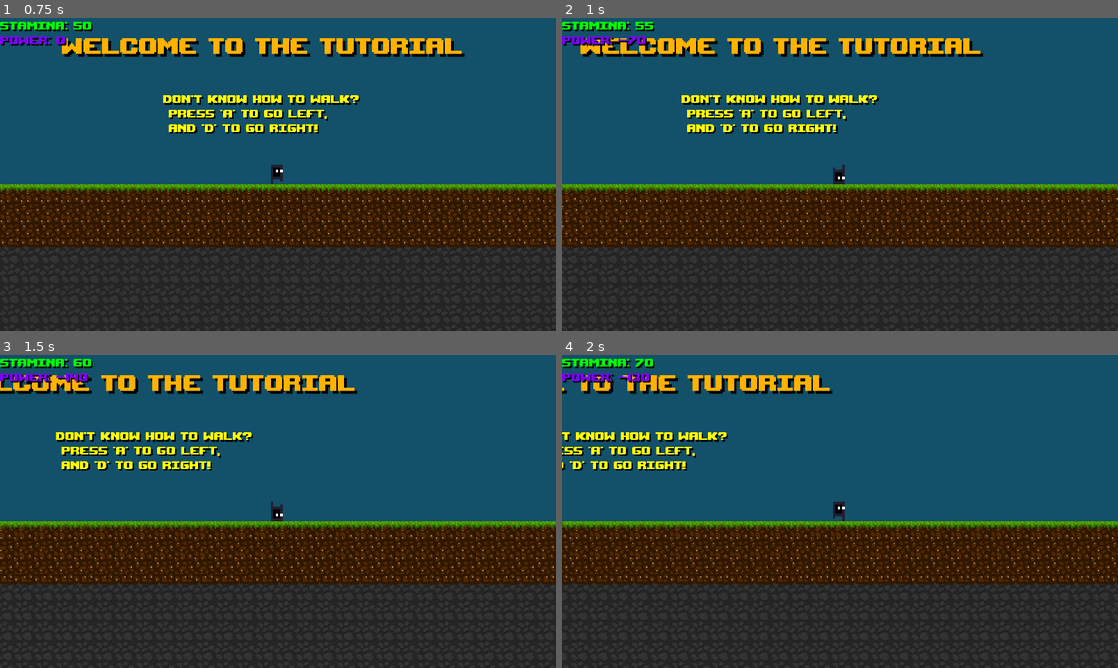
Above: before the commit, frames 1-4 (two rows, left to right).
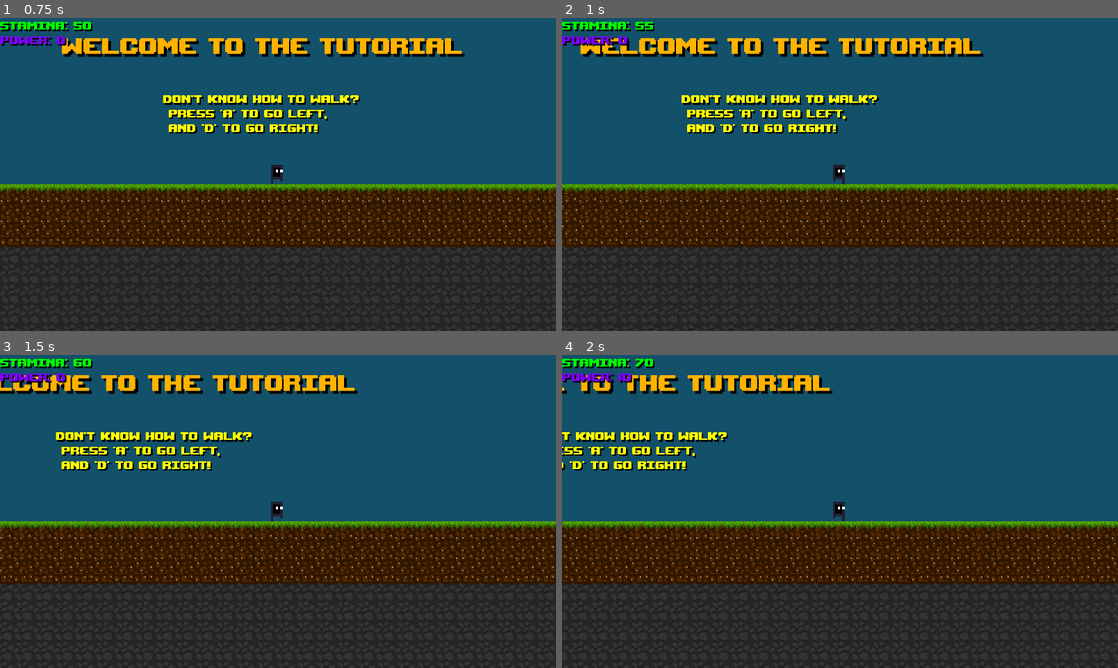
Above: after the commit, the same moments.

Repository: NicolasLFerreira/Cytoplasmic-Warrior
Game: Godot game, scene res://maps/TutorialMap.tscn
The game is run twice, just before and just after one commit, with the same random seed, the same clock (stepped at 60 frames per second) and the same inputs.
Inputs:
- Up to frame 1 (0.75 s): tap A (walk_left) at 0.5 s; hold D (walk_right) from 0.53 s (still down); tap L (convert) at 0.6 s
- Up to frame 2 (1 s): keep holding D (walk_right); tap K (air_jump) at 0.77 s; tap N (dodge) at 0.8 s
- Up to frame 3 (1.5 s): keep holding D (walk_right); tap A (walk_left) at 1.25 s; tap N (dodge) at 1.35 s
- Up to frame 4 (2 s): keep holding D (walk_right); tap K (air_jump) at 1.52 s; tap M (spray) at 1.55 s

Frame 1 is identical in both runs. In frame 2, 0.2% of the frame differs, in the area x 10-51%, y 5-54%; in frame 3, 0.2%; in frame 4, 0.1%.

Commit message:
Reworked death and kill system (WORKING)

Diff:
--- a/enemies/base/EnemyBase.tscn
+++ b/enemies/base/EnemyBase.tscn
@@ -1,6 +1,5 @@
-[gd_scene load_steps=21 format=2]
+[gd_scene load_steps=20 format=2]
 
-[ext_resource path="res://enemies/base/KillArea.gd" type="Script" id=1]
 [ext_resource path="res://enemies/base/EnemyBaseMovement.gd" type="Script" id=2]
 [ext_resource path="res://textures/ui_items/exclamation_mark/exclamation_mark_2.png" type="Texture" id=3]
 [ext_resource path="res://textures/ui_items/exclamation_mark/exclamation_mark_1.png" type="Texture" id=4]
@@ -44,10 +43,9 @@
 [node name="EnemyBodyCollision" type="CollisionShape2D" parent="."]
 shape = SubResource( 2 )
 
-[node name="KillArea" type="Area2D" parent="."]
-script = ExtResource( 1 )
+[node name="HitArea" type="Area2D" parent="."]
 
-[node name="KillCollision" type="CollisionShape2D" parent="KillArea"]
+[node name="HitCollision" type="CollisionShape2D" parent="HitArea"]
 shape = SubResource( 3 )
 
 [node name="FinderArea" type="Area2D" parent="."]
@@ -55,6 +53,5 @@
 
 [node name="FinderCollision" type="CollisionShape2D" parent="FinderArea"]
 shape = SubResource( 4 )
-[connection signal="body_entered" from="KillArea" to="KillArea" method="_kill_area"]
 [connection signal="body_entered" from="FinderArea" to="." method="_on_body_entered"]
 [connection signal="body_exited" from="FinderArea" to="." method="_on_body_exited"]
--- a/enemies/base/KillArea.gd
+++ /dev/null
@@ -1,7 +0,0 @@
-extends Area2D
-
-func _kill_area(body):
-
-	if (body.get_name() == "PlayerBodyPhysics" and body.die):
-		body.queue_free();
-		get_tree().reload_current_scene();
--- a/enemies/wanderer/WandererPhysicsBody.tscn
+++ b/enemies/wanderer/WandererPhysicsBody.tscn
@@ -37,5 +37,8 @@
 position = Vector2( 0.25, 0 )
 scale = Vector2( 0.3, 0.45 )
 
+[node name="FinderArea" parent="." index="4"]
+visible = true
+
 [node name="FinderCollision" parent="FinderArea" index="0"]
 scale = Vector2( 3, 3 )
--- a/player/DeathArea.gd
+++ /dev/null
@@ -1,9 +0,0 @@
-extends Area2D
-
-func _on_deadlyobject_entered(body):
-
-	if (body.get_name() == "DeadlyObjectsTileSet"):
-		get_tree().reload_current_scene();
-
-	if (body.get_name() == "Base"):
-		print("atingiu inimigo")
--- a/player/PlayerBodyPhysics.gd
+++ b/player/PlayerBodyPhysics.gd
@@ -4,8 +4,6 @@
 
 const gravity = 5;
 var vector = Vector2(0, 1);
-
-export var die = true;
 
 # Movement variables
 
@@ -31,6 +29,11 @@
 const base_factor = 15;
 var dash_factor = 30;
 
+# Death
+
+var mortal = true;
+var die = false;
+
 # Dev & Jokes
 
 var god_mode = false;
@@ -38,8 +41,6 @@
 
 func _process(delta):
 
-	# Debug label
-
 	# Dev tools
 
 	if (Input.is_action_just_pressed("G")):
@@ -61,13 +62,6 @@
 
 		power = power_cap;
 		stamina = stamina_cap;
-
-		# Immortality
-
-		die = false;
-	else:
-		die = true;
-
 
 func _physics_process(_delta):
 
@@ -76,6 +70,7 @@
 	movement();
 	skill();
 	stamina();
+	die();
 
 	# Movement and ground definition
 
@@ -158,7 +153,6 @@
 		$StaminaRegenTimer.stop();
 
 	# Running
-
 
 	if (!tired and key("sprint") and (key("walk_right") or key("walk_left"))):
 		movement_speed = movement_speed_base * 2;
@@ -178,7 +172,7 @@
 	if (stamina < stamina_cap and $StaminaRegenTimer.time_left == 0 and !key("sprint")):
 		$StaminaRegenTimer.start();
 
-# Dash, air jump, dodge and spray function
+# Function for every skill that the player has
 
 func skill():
 
@@ -196,15 +190,12 @@
 
 	# Dodge
 
-	if (Input.is_action_just_pressed("dodge")):
+	if (Input.is_action_just_pressed("dodge") and power >= 70):
 		$DodgeTimer.start();
 		if ($DodgeTimer.time_left != 0):
-			die = false;
+			mortal = false;
 			$PlayerSprite.flip_v = true;
 		power -= 70
-	if ($DodgeTimer.time_left == 0):
-		die = true;
-		$PlayerSprite.flip_v = false;
 
 	# Spray
 
@@ -236,6 +227,29 @@
 	if (Input.is_action_just_pressed("shoot")):
 		pass
 
+# Death
+
+func _on_deadlyobject_enter(body):
+	if (body.get_name() == "DeadlyObjectsTileSet"):
+		die = true;
+
+func _on_deadlyobject_exit(body):
+	if (body.get_name() == "DeadlyObjectsTileSet"):
+		die = false;
+
+func _on_enemy_enter(area):
+	if (area.get_name() == "HitArea"):
+		die = true;
+
+func _on_enemy_exit(area):
+	if (area.get_name() == "HitArea"):
+		die = false;
+
+func die():
+	#print(str(die))
+	if (die and mortal):
+		get_tree().reload_current_scene();
+
 # Timer functions
 
 func _stamina_cost_timer():
@@ -246,3 +260,7 @@
 
 func _power_regen_timer():
 	power += power_regen;
+
+func _dodge_end_timer():
+	mortal = true;
+	$PlayerSprite.flip_v = false;
--- a/player/PlayerBodyPhysics.tscn
+++ b/player/PlayerBodyPhysics.tscn
@@ -1,9 +1,8 @@
-[gd_scene load_steps=11 format=2]
+[gd_scene load_steps=10 format=2]
 
 [ext_resource path="res://textures/player/main_character_4.png" type="Texture" id=1]
 [ext_resource path="res://player/PlayerBodyPhysics.gd" type="Script" id=2]
 [ext_resource path="res://textures/player/main_character_1.png" type="Texture" id=3]
-[ext_resource path="res://player/DeathArea.gd" type="Script" id=4]
 [ext_resource path="res://textures/player/main_character_2.png" type="Texture" id=5]
 [ext_resource path="res://ui/labels/SmallLabel.tscn" type="PackedScene" id=6]
 [ext_resource path="res://player/GUI.gd" type="Script" id=7]
@@ -71,7 +70,6 @@
 smoothing_speed = 6.0
 
 [node name="DeathArea" type="Area2D" parent="."]
-script = ExtResource( 4 )
 
 [node name="DeathCollision" type="CollisionShape2D" parent="DeathArea"]
 scale = Vector2( 0.65, 1.05 )
@@ -87,9 +85,13 @@
 one_shot = true
 
 [node name="DodgeTimer" type="Timer" parent="."]
-wait_time = 0.5
+process_mode = 0
 one_shot = true
-[connection signal="body_entered" from="DeathArea" to="DeathArea" method="_on_deadlyobject_entered"]
+[connection signal="area_entered" from="DeathArea" to="." method="_on_enemy_enter"]
+[connection signal="area_exited" from="DeathArea" to="." method="_on_enemy_exit"]
+[connection signal="body_entered" from="DeathArea" to="." method="_on_deadlyobject_enter"]
+[connection signal="body_exited" from="DeathArea" to="." method="_on_deadlyobject_exit"]
 [connection signal="timeout" from="StaminaCostTimer" to="." method="_stamina_cost_timer"]
 [connection signal="timeout" from="StaminaRegenTimer" to="." method="_stamina_regen_timer"]
 [connection signal="timeout" from="PowerRegenTimer" to="." method="_power_regen_timer"]
+[connection signal="timeout" from="DodgeTimer" to="." method="_dodge_end_timer"]
